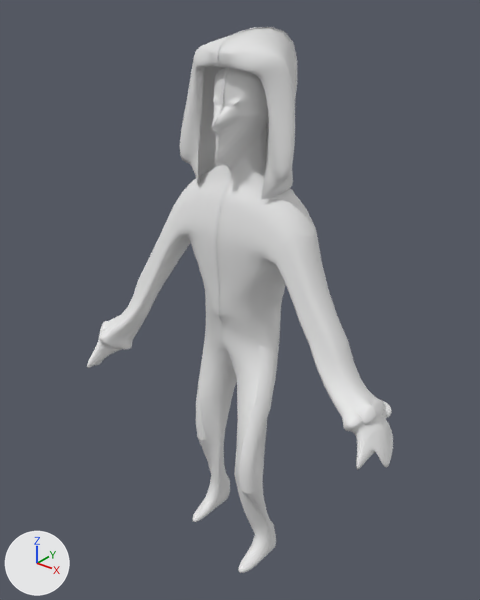
Two versions of the glTF model src/assets/models/characters/magician.glb, one commit apart.
Both versions are drawn from a 50 mm lens placed at (10.16, -13.21, 16.12), pointed at (-0.41, 0.0, 7.93). Every picture has the same lights, and +X, +Y and +Z are marked at lower left. The first picture is the older version. Both versions are drawn at frame 39 of the action 'idle'; the numbers are the values there.
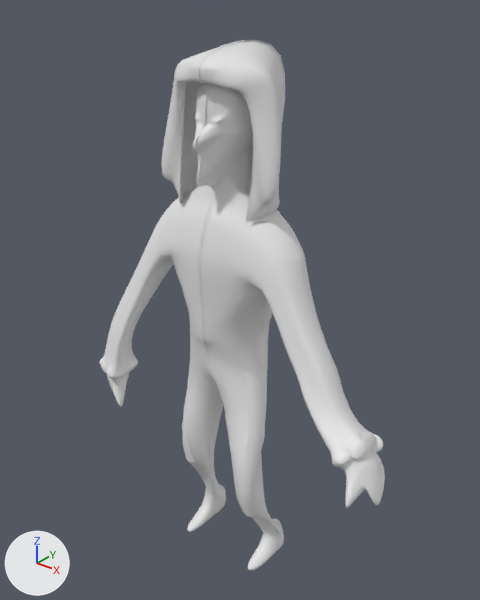
The change, as a diff of the scene's bpy script:
```diff
--- a/src/assets/models/characters/magician.glb.py
+++ b/src/assets/models/characters/magician.glb.py
@@ bone_root @@
 bone_root = bpy.data.objects['rig.001'].pose.bones['root']
-bone_root.location = (-0.35, 1.07, 0.22)
+bone_root.location = (0.0, 0.0, 0.0)
@@ bone_mch_torso_parent @@
 bone_mch_torso_parent = bpy.data.objects['rig.001'].pose.bones['MCH-torso.parent']
-bone_mch_torso_parent.location = (-0.35, 1.07, 0.22)
+bone_mch_torso_parent.location = (0.0, 0.0, 0.0)
@@ bone_def_thigh_l @@
 bone_def_thigh_l = bpy.data.objects['rig.001'].pose.bones['DEF-thigh.L']  # child of 'ORG-spine'
-bone_def_thigh_l.location = (-0.59, 0.09, -0.25)
-bone_def_thigh_l.rotation_quaternion = (0.97, -0.101, 0.0, 0.22)  # degrees (-11, 3, 25)
+bone_def_thigh_l.location = (-0.54, 0.26, -0.23)
+bone_def_thigh_l.rotation_quaternion = (0.995, -0.045, 0.0, 0.087)  # degrees (-5, 0, 10)
@@ bone_def_shin_r @@
 bone_def_shin_r = bpy.data.objects['rig.001'].pose.bones['DEF-shin.R']  # child of 'DEF-thigh.R.001'
-bone_def_shin_r.rotation_quaternion = (0.921, 0.17, -0.338, 0.091)  # degrees (19, -41, 4)
+bone_def_shin_r.rotation_quaternion = (0.912, 0.211, -0.336, 0.107)  # degrees (25, -41, 4)
@@ bone_def_hand_r @@
 bone_def_hand_r = bpy.data.objects['rig.001'].pose.bones['DEF-hand.R']  # child of 'DEF-forearm.R.001'
-bone_def_hand_r.rotation_quaternion = (0.965, -0.187, 0.124, -0.138)  # degrees (-24, 11, -19)
+bone_def_hand_r.rotation_quaternion = (0.995, -0.021, 0.034, 0.089)  # degrees (-2, 4, 10)
```

Where the change shows, as pixel boxes [x1, y1, x2, y2] in the pictures (480 x 600 px):
'Cube', posed (7% narrower)
    before: [87, 27, 393, 573]
    after: [100, 40, 385, 570]
bone 'root', root to tip
    before: (253, 501) to (309, 450)
    after: (241, 529) to (301, 474)
bone 'MCH-torso.parent', root to tip
    before: (252, 324) to (365, 257)
    after: (238, 349) to (358, 274)
bone 'DEF-thigh.L', root to tip
    before: (254, 354) to (252, 417)
    after: (242, 385) to (247, 445)
bone 'DEF-shin.R', root to tip
    before: (206, 431) to (213, 458)
    after: (194, 452) to (205, 473)
bone 'DEF-hand.R', root to tip
    before: (133, 309) to (117, 328)
    after: (115, 331) to (114, 356)
